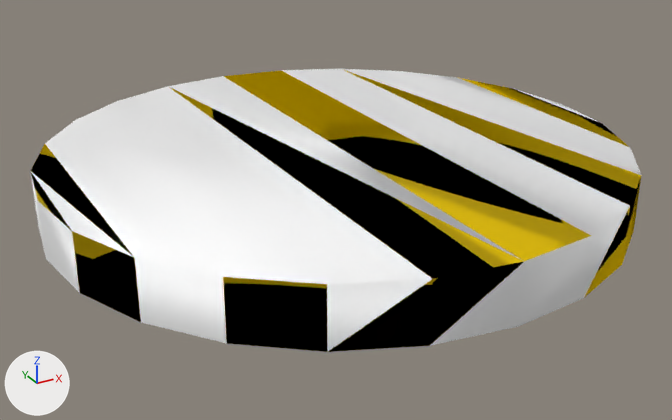
What one commit did to the OBJ model models/Box/100247/textured_objs/original-480.obj.
One viewpoint serves both versions: a 50 mm lens placed at (-0.145, -0.063, -0.4282), pointed at (-0.0922, 0.033, -0.4762). Every picture has the same lights, and +X, +Y and +Z are marked at lower left. Where no turn or scale is listed for an object, it has been applied to the vertices.

Before the edit, the objects in view are built like this:
```python
me_mesh12_mesh12_geometry_mesh12_geometry = bpy.data.meshes.new('mesh12/mesh12-geometry#mesh12-geometry')
me_mesh12_mesh12_geometry_mesh12_geometry.from_pydata(...)  # 48 vertices, 92 faces; spans x -0.1283..-0.0542, y -0.0023..0.0719, z -0.4753..-0.4682
# faces by material slot: [39, 53]
me_mesh12_mesh12_geometry_mesh12_geometry.materials.append(mat_material_0_0)  # yellow #ffe000
me_mesh12_mesh12_geometry_mesh12_geometry.materials.append(mat_material_1_0)  # white #ffffff
ob_mesh12_mesh12_geometry_mesh12_geometry = bpy.data.objects.new('mesh12/mesh12-geometry#mesh12-geometry', me_mesh12_mesh12_geometry_mesh12_geometry)
ob_mesh12_mesh12_geometry_mesh12_geometry.location = (0.0, 0.0, 0.0)
```
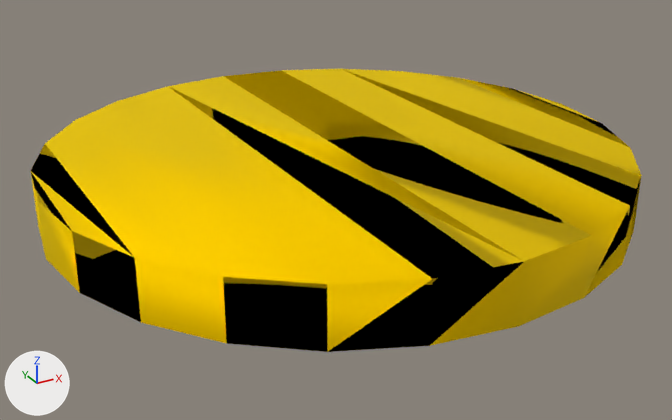
Changed parts and their boxes (x1, y1, x2, y2) in the pictures (672 x 420 px):
part 1 of me_mesh12_mesh12_geometry_mesh12_geometry, recoloured (white to yellow): (31, 69, 641, 351) in both

What the commit changed:
me_mesh12_mesh12_geometry_mesh12_geometry has 48 vertices, 92 faces and spans x -0.1283..-0.0542, y -0.0023..0.0719, z -0.4753..-0.4682.
me_mesh12_mesh12_geometry_mesh12_geometry is used by ob_mesh12_mesh12_geometry_mesh12_geometry; location (0.0, 0.0, 0.0).
me_mesh12_mesh12_geometry_mesh12_geometry part 1: all 53 faces that had it switch from mat_material_1_0 (white #ffffff) to mat_material_0_0 (yellow #ffe000).
